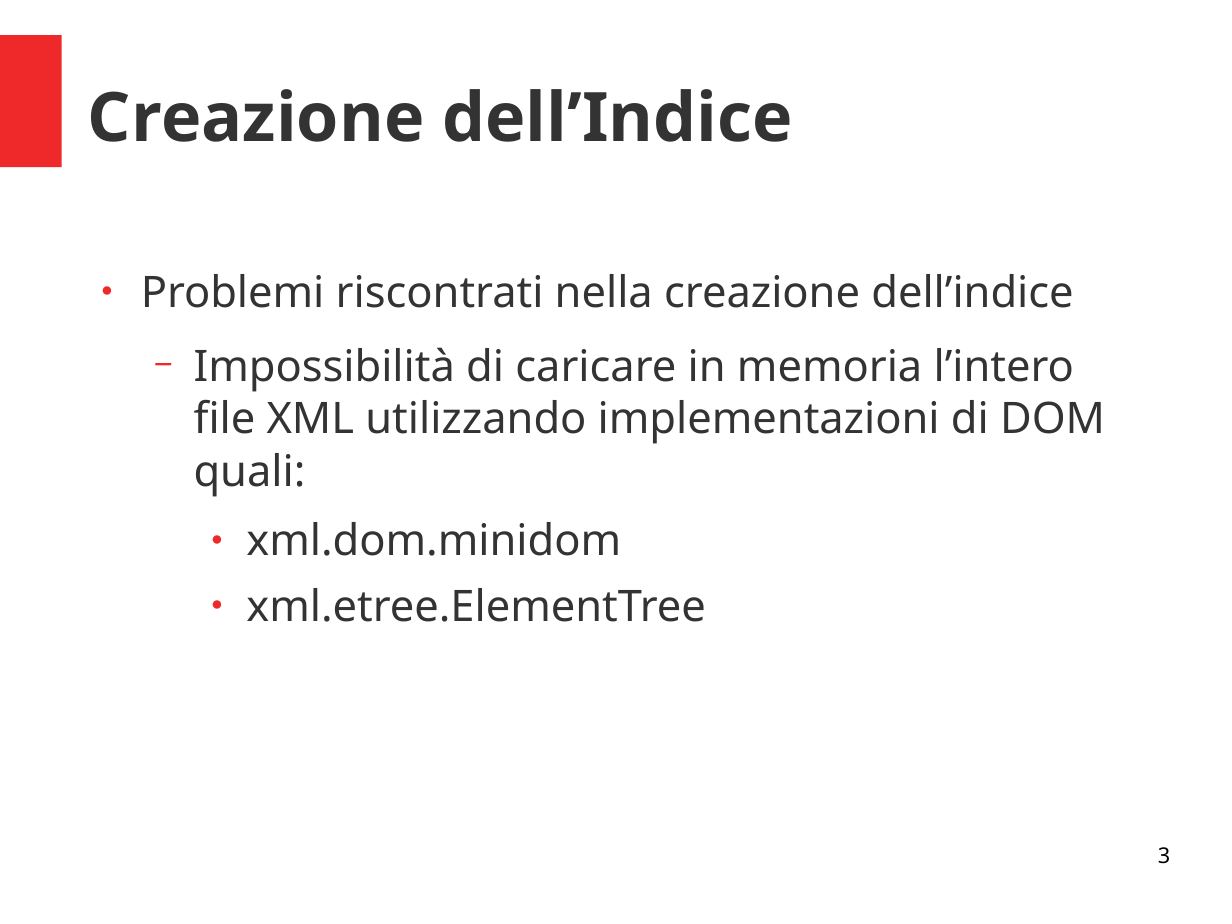
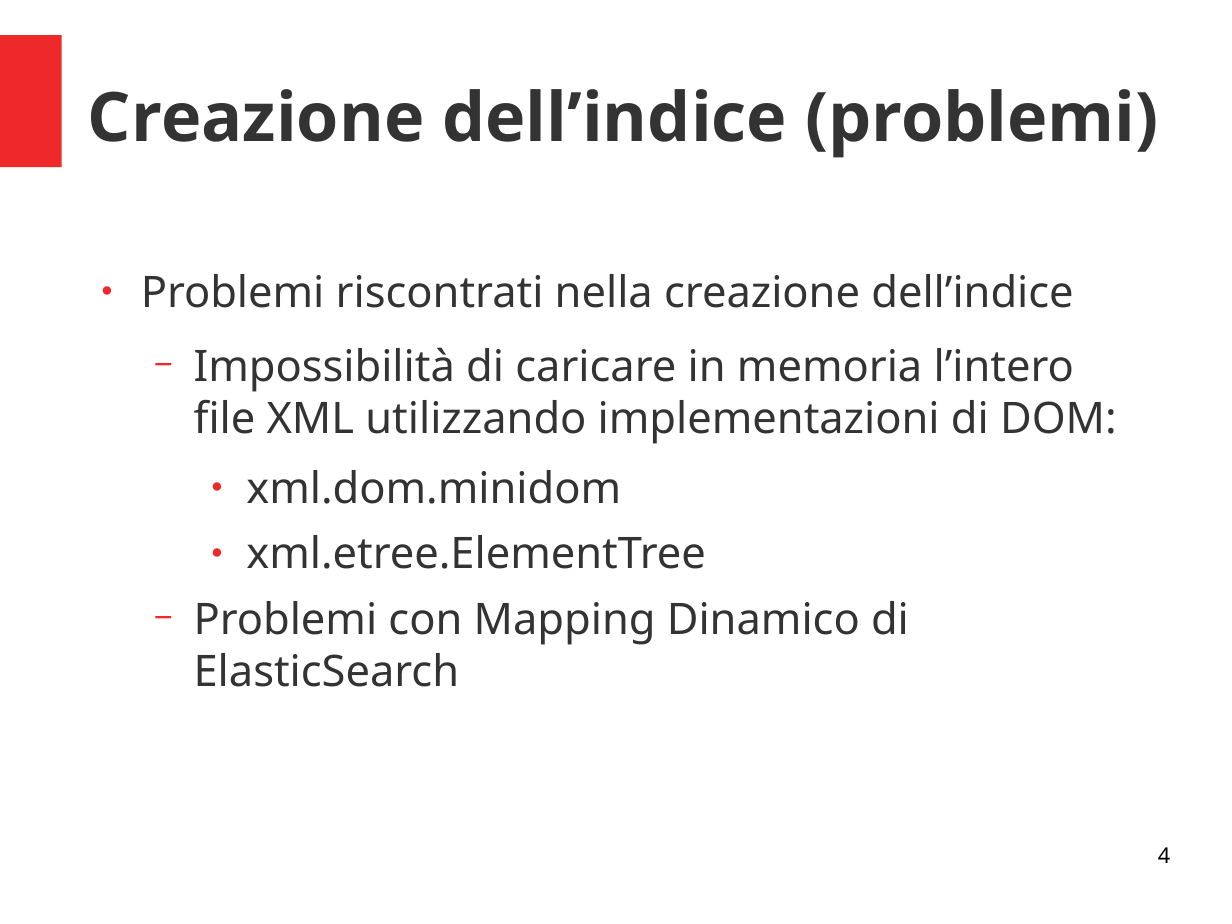
Before and after one commit to The-BFG/DBLP, a slide deck: slide 4 of PresentazioneProgetto.odp (slide 3 before the commit). Drawn at 1232x924 pixels with LibreOffice and Linux fonts; fonts in the diff are those of the drawing. Boxes give left, top, right and bottom in pixels: in the first picture for what was removed or moved away, otherwise in the second. Text is boxed around its words. In the diff, an @@ line names an element or a change of style, - is before the commit and + after.

```diff
--- a/PresentazioneProgetto.odp
+++ b/PresentazioneProgetto.odp
@@ title at (88,89,1159,158): text changed @@
-Creazione dell’Indice
+Creazione dell’indice (problemi)
@@ text at (194,347,1117,444): text changed @@
-  − Impossibilità di caricare in memoria l’intero file XML utilizzando implementazioni di DOM quali:
+  − Impossibilità di caricare in memoria l’intero file XML utilizzando implementazioni di DOM:
@@ text at (194,601,909,687): paragraph added @@
+  − Problemi con Mapping Dinamico di ElasticSearch
@@ page number at (1158,847,1170,863): text changed @@
-3
+4
```
Also in this commit, not shown: 1 other slide changed, 10 slides added.
